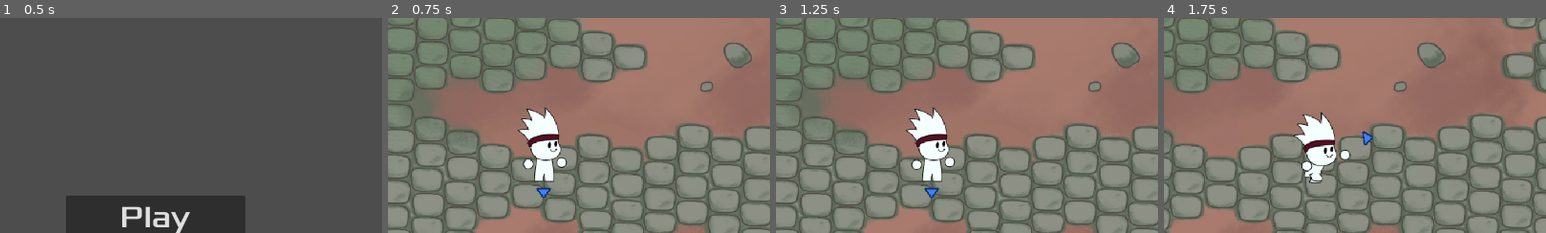
Above: before the commit, frames 1-4 (left to right).
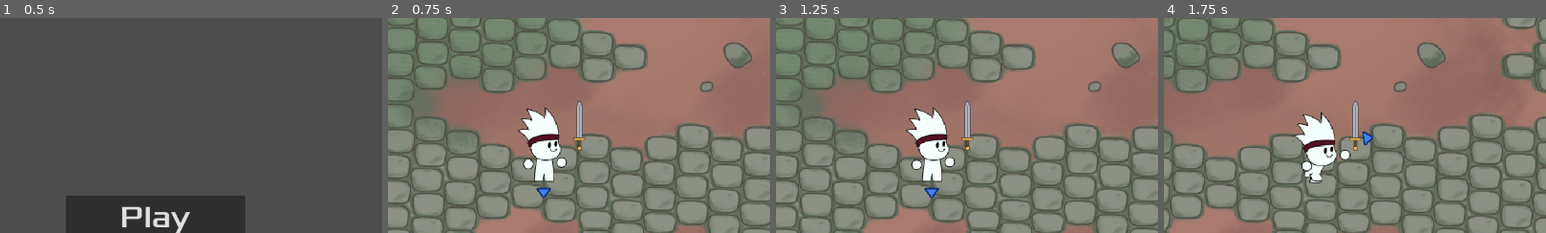
Above: after the commit, the same moments.

Repository: freddder/GMTK_Jam_2024
Game: Godot game, scene res://scenes/main_menu.tscn
The game is run twice, just before and just after one commit, with the same random seed, the same clock (stepped at 60 frames per second) and the same inputs. The engine's default icon, where the game draws it, is replaced by a stand-in: a white triangle on a blue panel in a dark square.
Inputs (mouse positions are % of the whole screen's width and height, from its top left):
- Up to frame 1 (0.5 s): no input
- Up to frame 2 (0.75 s): click "Play" at 0.5 s
- Up to frame 3 (1.25 s): no input
- Up to frame 4 (1.75 s): move the mouse to (72, 45) at 1.27 s; hold D (move_right) from 1.28 s (still down); tap Space (heavy_attack) at 1.35 s
The pictures show only the part of the screen within x 30-80%, y 21-71%; the shares and areas given below are measured in that part.

Frame 1 is identical in both runs. In frame 2, 0.4% of the frame differs, in the area x 48-52%, y 38-62%; in frame 3, 0.4%; in frame 4, 0.4%.

Commit message:
basic scaling sword

Diff:
--- a/scenes/player.tscn
+++ b/scenes/player.tscn
@@ -1,11 +1,15 @@
-[gd_scene load_steps=27 format=3 uid="uid://c7kaxi3ghjur4"]
+[gd_scene load_steps=31 format=3 uid="uid://c7kaxi3ghjur4"]
 
 [ext_resource type="Script" path="res://scripts/player.gd" id="1_r52mo"]
 [ext_resource type="Texture2D" uid="uid://ceq63nymo5fx7" path="res://content/sprites/player/idle_atlas.png" id="2_lk2fh"]
 [ext_resource type="Texture2D" uid="uid://dwya33uhynkjl" path="res://content/sprites/mouse_direction.png" id="3_ja3ln"]
 [ext_resource type="Texture2D" uid="uid://bw4pwo43qvpye" path="res://content/sprites/player/run_atlas.png" id="3_wdtuj"]
 [ext_resource type="AudioStream" uid="uid://bw770ix522rtn" path="res://sfx/slash_one.wav" id="4_7t2uk"]
+[ext_resource type="Script" path="res://scripts/sword_socket.gd" id="4_irc1d"]
 [ext_resource type="AudioStream" uid="uid://b6aq2yadfbjki" path="res://sfx/charging_loop.wav" id="5_6aufr"]
+[ext_resource type="Texture2D" uid="uid://8hn6efk4l8c8" path="res://content/sprites/sword/sword_blade_tip.png" id="5_gqm2j"]
+[ext_resource type="Texture2D" uid="uid://crrmp66skfilu" path="res://content/sprites/sword/sword_blade_core.png" id="6_m574l"]
+[ext_resource type="Texture2D" uid="uid://dq3c7aq5nul7q" path="res://content/sprites/sword/sword_hilt.png" id="7_37721"]
 
 [sub_resource type="AtlasTexture" id="AtlasTexture_groqf"]
 atlas = ExtResource("2_lk2fh")
@@ -174,6 +178,13 @@
 sprite_frames = SubResource("SpriteFrames_l4jrd")
 animation = &"run"
 
+[node name="SwordSocket" type="Node2D" parent="."]
+position = Vector2(50, 0)
+script = ExtResource("4_irc1d")
+blade_tip = ExtResource("5_gqm2j")
+blade_core = ExtResource("6_m574l")
+hilt = ExtResource("7_37721")
+
 [node name="CollisionShape2D" type="CollisionShape2D" parent="."]
 position = Vector2(0.5, 15.5)
 shape = SubResource("RectangleShape2D_bq6x7")
--- a/scripts/player.gd
+++ b/scripts/player.gd
@@ -178,7 +178,6 @@
 		AttackType.Thrust: draw_attack_zone_thrust_implementation()
 		AttackType.GroundPound: draw_attack_zone_ground_pound_implementation()
 
-
 func draw_attack_zone_swing(attack_zone_data: AttackZoneData) -> void:
 	attack_area_color = Color.RED
 	active_attack_zone_data = attack_zone_data
--- /dev/null
+++ b/scripts/sword_socket.gd
@@ -0,0 +1,34 @@
+class_name SwordSocket
+extends Node2D
+
+@export var blade_tip: Texture2D
+@export var blade_core: Texture2D
+@export var hilt: Texture2D
+
+
+func _process(delta: float) -> void:
+	queue_redraw()
+
+
+func _draw() -> void:
+	var rect := Rect2(-hilt.get_size() / 2.0, hilt.get_size())
+	draw_texture_rect(hilt, rect, false)
+
+	var scale := get_blade_scale()
+
+	rect.size = blade_core.get_size() * Vector2(1.0, scale)
+	rect.position.x = -rect.size.x / 2.0
+	rect.position.y -= rect.size.y
+
+	draw_texture_rect(blade_core, rect, false)
+
+	rect.size = blade_tip.get_size()
+	rect.position.x = -rect.size.x / 2.0
+	rect.position.y -= rect.size.y
+
+	draw_texture_rect(blade_tip, rect, false)
+
+
+func get_blade_scale() -> float:
+	var player := get_parent() as PlayerCharacter
+	return pow(player.get_charge_power(), 1.8)
Binary file added: content/sprites/sword/sword_blade_core.png
Not shown, added: content/sprites/sword/sword_blade_core.png.import
Binary file added: content/sprites/sword/sword_blade_tip.png
Not shown, added: content/sprites/sword/sword_blade_tip.png.import
Binary file added: content/sprites/sword/sword_hilt.png
Not shown, added: content/sprites/sword/sword_hilt.png.import
